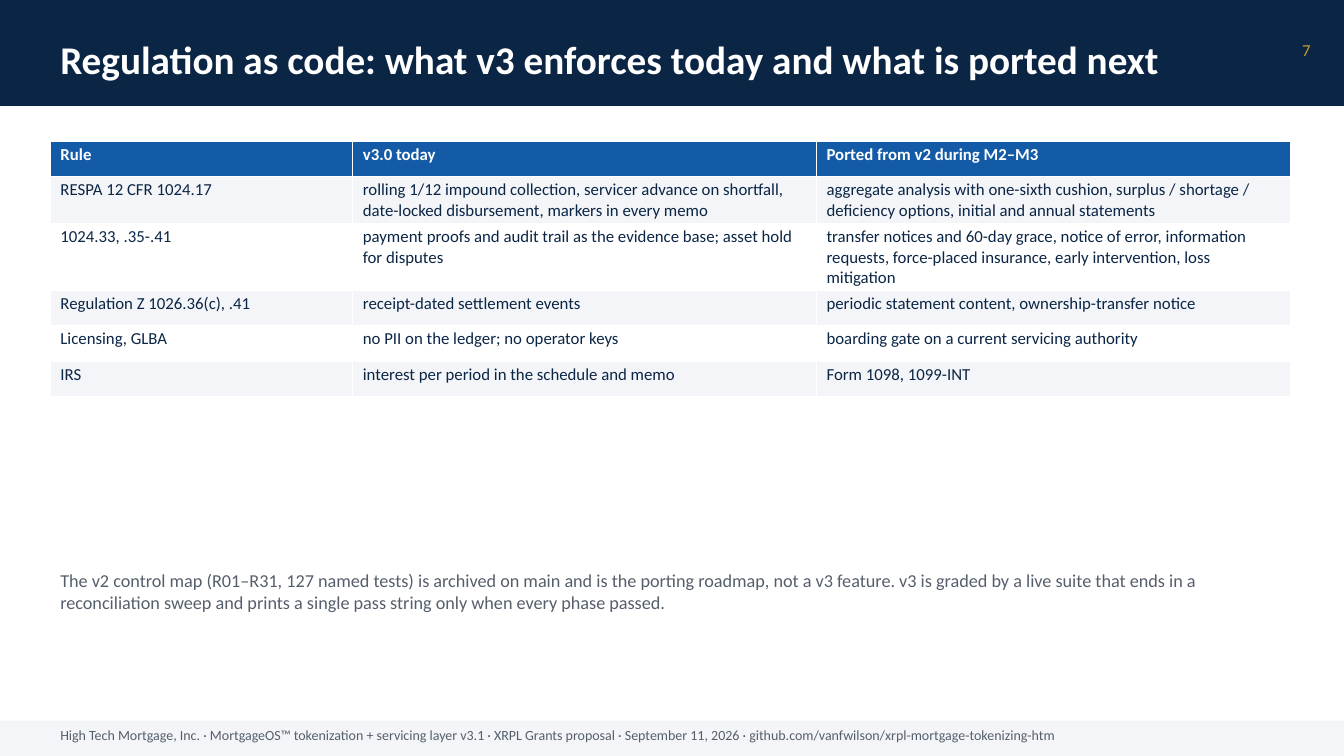
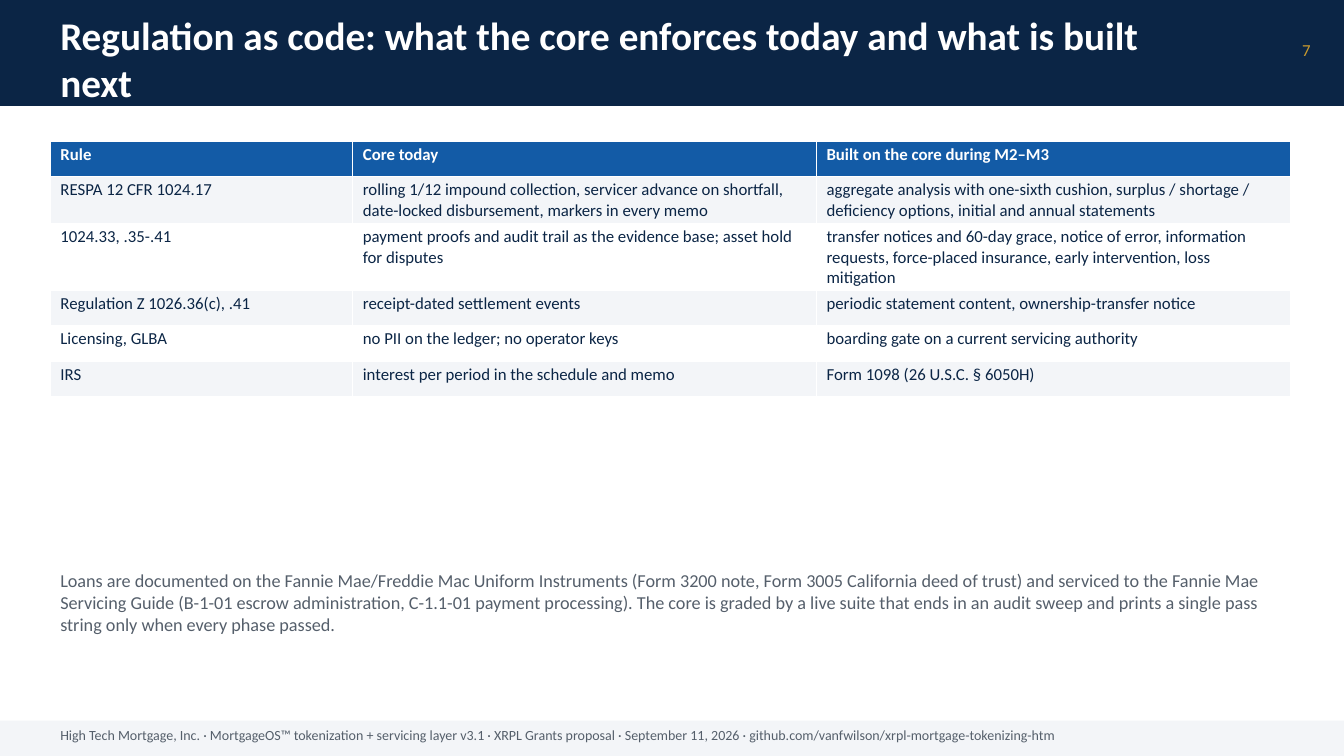
Before and after one commit to vanfwilson/xrpl-mortgage-tokenizing-htm, a slide deck: slide 7 of docs/grant-deck-2026-09-11.pptx. Drawn at 1344x756 pixels with LibreOffice and Linux fonts; fonts in the diff are those of the drawing. Boxes give left, top, right and bottom in pixels: in the first picture for what was removed or moved away, otherwise in the second. Text is boxed around its words. In the diff, an @@ line names an element or a change of style, - is before the commit and + after.

```diff
--- a/docs/grant-deck-2026-09-11.pptx
+++ b/docs/grant-deck-2026-09-11.pptx
@@ text at [60,22,1138,107]: text changed @@
-Regulation as code: what v3 enforces today and what is ported next
+Regulation as code: what the core enforces today and what is built next
@@ table at [50,141,1291,387] @@
-row 1, column 2: v3.0 today
+row 1, column 2: Core today
-row 1, column 3: Ported from v2 during M2–M3
+row 1, column 3: Built on the core during M2–M3
-row 6, column 3: Form 1098, 1099-INT
+row 6, column 3: Form 1098 (26 U.S.C. § 6050H)
@@ text at [60,574,1258,634]: text changed @@
-The v2 control map (R01–R31, 127 named tests) is archived on main and is the porting roadmap, not a v3 feature. v3 is graded by a live suite that ends in a reconciliation sweep and prints a single pass string only when every phase passed.
+Loans are documented on the Fannie Mae/Freddie Mac Uniform Instruments (Form 3200 note, Form 3005 California deed of trust) and serviced to the Fannie Mae Servicing Guide (B-1-01 escrow administration, C-1.1-01 payment processing). The core is graded by a live suite that ends in an audit sweep and prints a single pass string only when every phase passed.
```
Also in this commit, not shown: 10 other slides changed, 5 other files.
